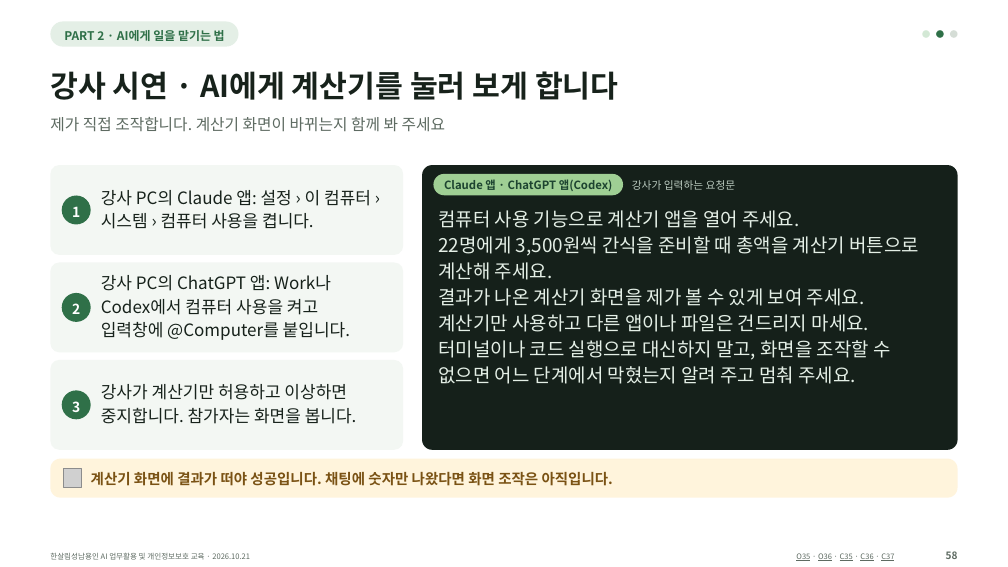
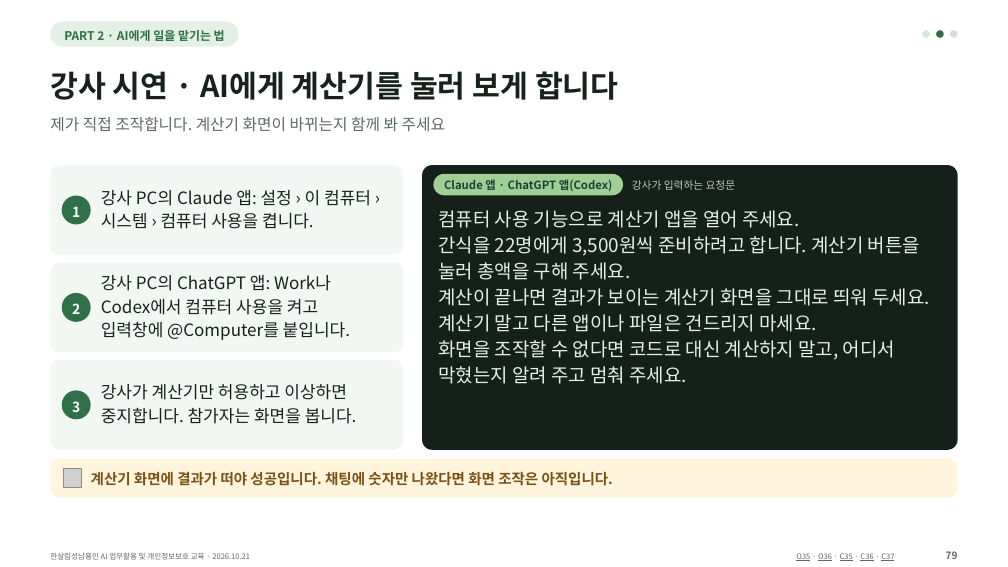
Before and after one commit to kscold/kscold-blog-version-2, a slide deck: slide 74 of apps/web/public/hansalim/files/한살림_AI교육_강의자료.pptx (slide 53 before the commit). Drawn at 1008x567 pixels with LibreOffice and Linux fonts; fonts in the diff are those of the drawing; grey boxes stand for pictures. Boxes give left, top, right and bottom in pixels: in the first picture for what was removed or moved away, otherwise in the second. Text is boxed around its words. In the diff, an @@ line names an element or a change of style, - is before the commit and + after.

Commit message:
feat(frontend): 한살림 자료 페이지를 가볍게 정리하고 글꼴이 든 165장 자료로 갱신함
- 강의 저장소 release 40f770a94545ce85(165장) 자료를 반영함. 실습 ZIP에 글꼴이 들어가 별도 글꼴 카드·버튼을 없애고, 예전 글꼴 ZIP 주소는 호환용으로만 남김
- 제목 아래 굵은 안내 상자를 보통 문장 한 줄로 바꾸고, 실습 자료 받기 버튼·준비 방법 보기·웹에서 강의 보기를 첫 화면에 둠
- 자료 목록을 큰 카드 대신 제목·용도·크기·버튼이 맞춰진 행으로 바꾸고, PPT 글꼴 안내는 접는 도움말로 옮김
- 실습 준비는 Windows를 먼저 보여 주고 Mac으로 바꿀 수 있게 함(방향키 지원). 압축을 푼 폴더 모양과 준비 완료 기준을 함께 보여 줌
- 강사 소개를 아래쪽 짧은 소개로 줄이고, 구역 제목의 영문 꼬리표를 뺌
- 동기화 스크립트가 release_id와 실습 ZIP 속 글꼴·라이선스까지 확인하고, 화면에 숨길 자료는 파일만 두게 함
- 자료 링크에 파일 해시 버전을 붙이고, 주소를 직접 열어도 한글 파일 이름으로 저장되게 Content-Disposition을 넣음
- 첫 화면 버튼 위치·크기, 안내 문장 모양, OS 전환 키보드 조작, 파일 해시·응답 헤더, 슬라이드 장수를 E2E로 확인함

```diff
--- a/apps/web/public/hansalim/files/한살림_AI교육_강의자료.pptx
+++ b/apps/web/public/hansalim/files/한살림_AI교육_강의자료.pptx
@@ text at box(438, 236, 929, 384): text changed @@
-22명에게 3,500원씩 간식을 준비할 때 총액을 계산기 버튼으로
-계산해 주세요.
-결과가 나온 계산기 화면을 제가 볼 수 있게 보여 주세요.
-계산기만 사용하고 다른 앱이나 파일은 건드리지 마세요.
-터미널이나 코드 실행으로 대신하지 말고, 화면을 조작할 수
-없으면 어느 단계에서 막혔는지 알려 주고 멈춰 주세요.
+간식을 22명에게 3,500원씩 준비하려고 합니다. 계산기 버튼을
+눌러 총액을 구해 주세요.
+계산이 끝나면 결과가 보이는 계산기 화면을 그대로 띄워 두세요.
+계산기 말고 다른 앱이나 파일은 건드리지 마세요.
+화면을 조작할 수 없다면 코드로 대신 계산하지 말고, 어디서
+막혔는지 알려 주고 멈춰 주세요.
@@ text at box(946, 551, 958, 559): text changed @@
-58
+79
```
Also in this commit, not shown: 109 other slides changed, 26 slides added, 1 slide removed, 26 other files.
